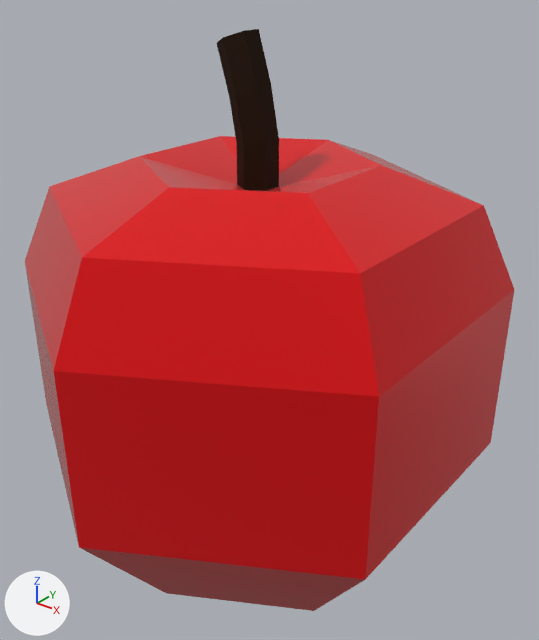
A saved change to the Blender file Assets/Blender FIles/Apple.blend.
Rendered twice from a 50 mm camera at (0.17, -0.205, 0.226) aimed at (0.004, 0.001, 0.098). The lights are fixed; the arrows at lower left show +X, +Y and +Z.
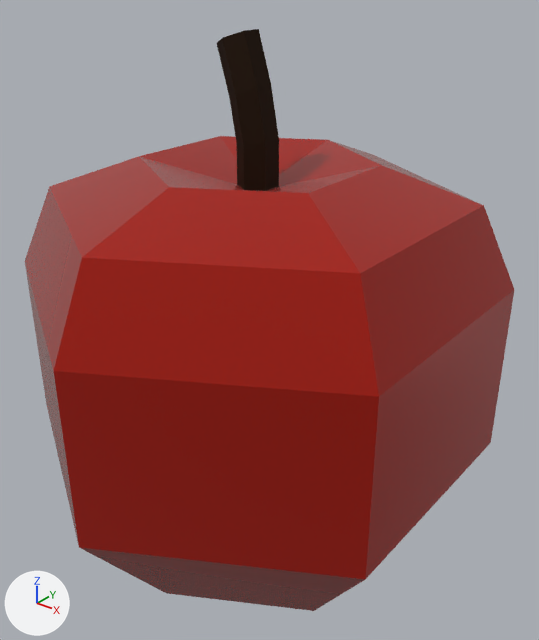
Where the change shows, as pixel boxes (x1, y1, x2, y2) in the pictures (539 x 640 px):
'Sphere', recoloured
    both: (25, 134, 514, 611)

Edits to the bpy script that builds the scene:
```text
Change mat_apple:
    mat_apple.base_color: (0.8, 0.0, 0.00308) -> (0.402, 0.00748, 0.0)  # red #e7000a -> red #aa1500
```
